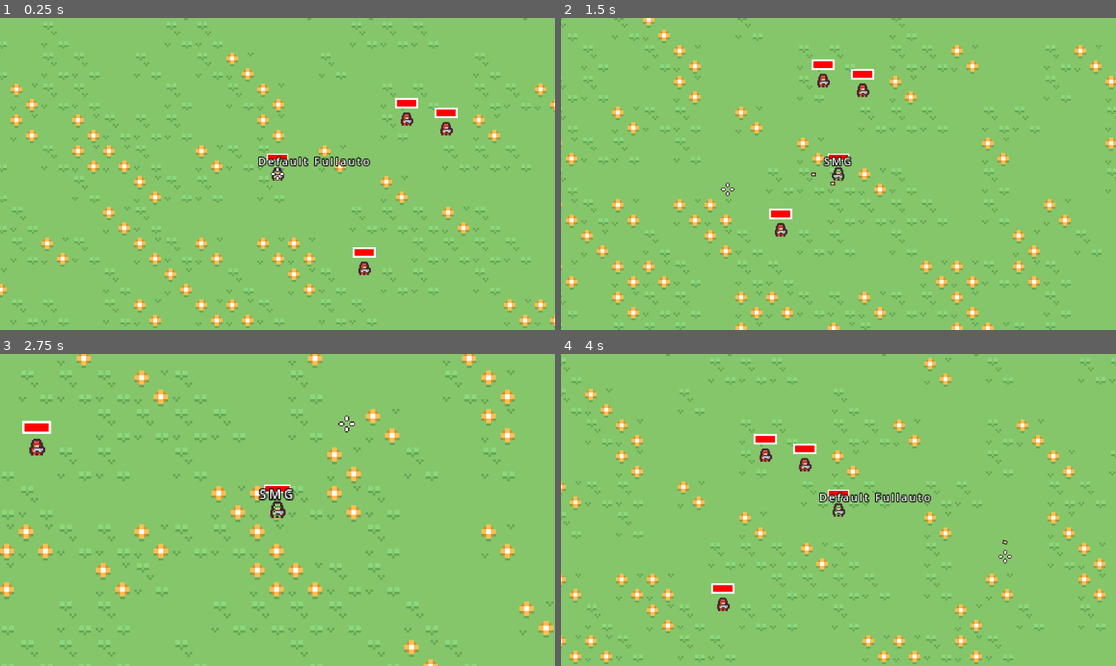
Above: before the commit, frames 1-4 (two rows, left to right).
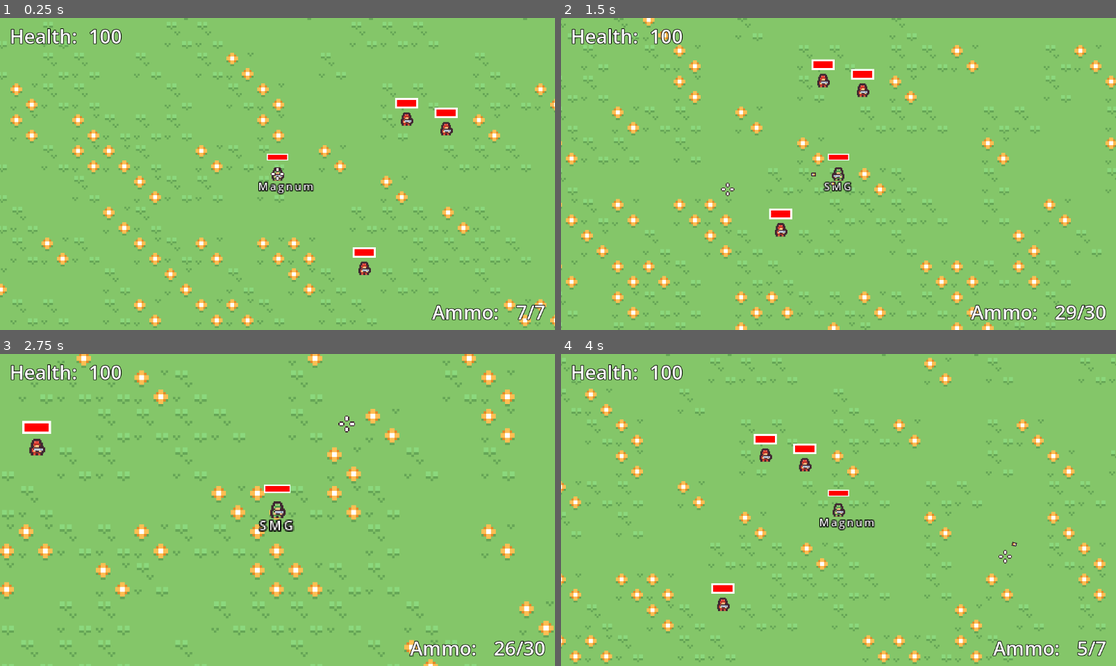
Above: after the commit, the same moments.

Repository: UselessFodder/Liberation-2D
Game: Godot game, scene res://main.tscn
The game is run twice, just before and just after one commit, with the same random seed, the same clock (stepped at 60 frames per second) and the same inputs.
Inputs (mouse positions are in pixels of both pictures, inside the frame that each line leads up to):
- Up to frame 1 (0.25 s): no input
- Up to frame 2 (1.5 s): tap Enter at 0.5 s; move the mouse to (960, 158) at 0.52 s; hold Right (move_east) 0.53-1.28 s; hold 1 (primary_weapon) 0.53-1.28 s; click (960, 158) at 0.67 s; move the mouse to (727, 189) at 1.27 s; hold Down (move_south) from 1.28 s (still down); tap 2 (secondary_weapon) at 1.35 s; click (727, 189) at 1.42 s
- Up to frame 3 (2.75 s): move the mouse to (333, 441) at 2.02 s; release Down (move_south) at 2.03 s; hold Right (move_east) from 2.03 s (still down); tap Mouse wheel up (zoom_in) at 2.1 s; click (333, 441) at 2.17 s
- Up to frame 4 (4 s): move the mouse to (810, 572) at 2.77 s; release Right (move_east) at 2.78 s; hold Up (move_north) 2.78-3.53 s; tap Mouse wheel down (zoom_out) at 2.85 s; click (810, 572) at 2.92 s; move the mouse to (1005, 556) at 3.52 s; hold Left (move_west) from 3.53 s (still down); hold 1 (primary_weapon) from 3.53 s (still down); click (1005, 556) at 3.67 s

The runs differ from the first frame. In frame 1, 1.8% of the frame differs, in the area x 1-99%, y 3-97%; in frame 2, 1.5%; in frame 3, 1.6%; in frame 4, 1.8%.

Commit message:
Basic UI, Ammo, and Reload Functions
Added some basic UI elements to the main scene and updated the weapon objects to have both a maximum ammo count as well as a current ammo count that acts as you would expect. Also added a reload function, though its currently instant

Diff:
--- /dev/null
+++ b/UI/mainUI.gd
@@ -0,0 +1,15 @@
+extends CanvasLayer
+
+var ammo_count_label
+
+func update_ammo_count(current_ammo, max_ammo):
+	var new_text = str(current_ammo, '/', max_ammo)
+	ammo_count_label.text = new_text
+
+# Called when the node enters the scene tree for the first time.
+func _ready():
+	ammo_count_label = $MarginContainer/Rows/BottomBar/HBoxContainer/AmmoCountLabel
+
+# Called every frame. 'delta' is the elapsed time since the previous frame.
+func _process(delta):
+	pass
--- /dev/null
+++ b/UI/mainUI.tscn
@@ -0,0 +1,73 @@
+[gd_scene load_steps=3 format=3 uid="uid://cfxjqgl8kdwjd"]
+
+[ext_resource type="Script" path="res://UI/mainUI.gd" id="1_4wwue"]
+
+[sub_resource type="LabelSettings" id="LabelSettings_sfgih"]
+font_size = 40
+outline_size = 5
+outline_color = Color(0, 0, 0, 1)
+
+[node name="mainUI" type="CanvasLayer"]
+script = ExtResource("1_4wwue")
+
+[node name="MarginContainer" type="MarginContainer" parent="."]
+anchors_preset = 15
+anchor_right = 1.0
+anchor_bottom = 1.0
+grow_horizontal = 2
+grow_vertical = 2
+theme_override_constants/margin_left = 20
+theme_override_constants/margin_top = 10
+theme_override_constants/margin_right = 20
+theme_override_constants/margin_bottom = 10
+
+[node name="Rows" type="VBoxContainer" parent="MarginContainer"]
+layout_mode = 2
+
+[node name="TopBar" type="VBoxContainer" parent="MarginContainer/Rows"]
+layout_mode = 2
+size_flags_vertical = 3
+
+[node name="HBoxContainer" type="HBoxContainer" parent="MarginContainer/Rows/TopBar"]
+layout_mode = 2
+size_flags_vertical = 0
+
+[node name="HealthLabel" type="Label" parent="MarginContainer/Rows/TopBar/HBoxContainer"]
+layout_mode = 2
+size_flags_vertical = 3
+text = "Health:  "
+label_settings = SubResource("LabelSettings_sfgih")
+
+[node name="HealthCountLabel" type="Label" parent="MarginContainer/Rows/TopBar/HBoxContainer"]
+layout_mode = 2
+size_flags_horizontal = 3
+size_flags_vertical = 3
+text = "100"
+label_settings = SubResource("LabelSettings_sfgih")
+
+[node name="Middle" type="VBoxContainer" parent="MarginContainer/Rows"]
+layout_mode = 2
+size_flags_vertical = 3
+size_flags_stretch_ratio = 2.0
+
+[node name="BottomBar" type="VBoxContainer" parent="MarginContainer/Rows"]
+layout_mode = 2
+size_flags_vertical = 10
+
+[node name="HBoxContainer" type="HBoxContainer" parent="MarginContainer/Rows/BottomBar"]
+layout_mode = 2
+size_flags_horizontal = 8
+size_flags_vertical = 0
+
+[node name="AmmoLabel" type="Label" parent="MarginContainer/Rows/BottomBar/HBoxContainer"]
+layout_mode = 2
+size_flags_vertical = 8
+text = "Ammo:   "
+label_settings = SubResource("LabelSettings_sfgih")
+
+[node name="AmmoCountLabel" type="Label" parent="MarginContainer/Rows/BottomBar/HBoxContainer"]
+layout_mode = 2
+size_flags_horizontal = 3
+size_flags_vertical = 3
+text = "30/30"
+label_settings = SubResource("LabelSettings_sfgih")
--- a/main.gd
+++ b/main.gd
@@ -8,7 +8,6 @@
 func _ready():
 	pass # Replace with function body.
 
-
 # Called every frame. 'delta' is the elapsed time since the previous frame.
 func _process(delta):
-	pass
+	$mainUI.update_ammo_count($player.current_weapon.current_ammo_count,$player.current_weapon.ammo_count)
--- a/main.tscn
+++ b/main.tscn
@@ -7,6 +7,7 @@
 [ext_resource type="Texture2D" uid="uid://cf2dk3b4x0dk4" path="res://sprites/kenney_tiny-battle/Tiles/tile_0002.png" id="4_2lquc"]
 [ext_resource type="PackedScene" uid="uid://b25moaxh2lxal" path="res://map.tscn" id="5_btbvy"]
 [ext_resource type="PackedScene" uid="uid://tut8va4lda8n" path="res://actors/enemy.tscn" id="6_m1dnd"]
+[ext_resource type="PackedScene" uid="uid://cfxjqgl8kdwjd" path="res://UI/mainUI.tscn" id="8_f67nx"]
 
 [sub_resource type="Gradient" id="Gradient_g6213"]
 
@@ -165,3 +166,5 @@
 
 [node name="enemy3" parent="." instance=ExtResource("6_m1dnd")]
 position = Vector2(88, 99)
+
+[node name="mainUI" parent="." instance=ExtResource("8_f67nx")]
--- a/player.gd
+++ b/player.gd
@@ -143,6 +143,10 @@
 			print("secondary weapon key pressed")
 			change_weapon($secondaryweapon)
 
+		if event.is_action_pressed("reload"):
+			print("reloading")
+			current_weapon.reload()
+
 # Called every frame. 'delta' is the elapsed time since the previous frame.
 func _process(delta):
 	#handle movement
--- a/player.tscn
+++ b/player.tscn
@@ -5,7 +5,7 @@
 [ext_resource type="Texture2D" uid="uid://jxklcjon4yxl" path="res://sprites/kenney_tiny-battle/Tiles/tile_0124.png" id="2_qan25"]
 [ext_resource type="Texture2D" uid="uid://c3na6lj7hd2l8" path="res://sprites/crosshair.png" id="4_qkgb4"]
 [ext_resource type="Script" path="res://primaryweapon.gd" id="5_nep5k"]
-[ext_resource type="PackedScene" uid="uid://dhxmb543pk5yc" path="res://weapons/fullauto.tscn" id="6_pkft7"]
+[ext_resource type="PackedScene" uid="uid://jtrk8y3l2e50" path="res://weapons/magnum.tscn" id="6_5d51g"]
 [ext_resource type="PackedScene" uid="uid://ccuewq6x28afk" path="res://weapons/smg.tscn" id="7_cyktt"]
 
 [sub_resource type="CanvasItemMaterial" id="CanvasItemMaterial_eci03"]
@@ -1449,7 +1449,7 @@
 
 [node name="primaryweapon" type="Node2D" parent="."]
 script = ExtResource("5_nep5k")
-selected_weapon_scene = ExtResource("6_pkft7")
+selected_weapon_scene = ExtResource("6_5d51g")
 
 [node name="secondaryweapon" type="Node2D" parent="."]
 script = ExtResource("5_nep5k")
@@ -1457,9 +1457,9 @@
 
 [node name="overheadlabel" type="Label" parent="."]
 offset_left = -20.0
-offset_top = -21.0
+offset_top = 5.0
 offset_right = 20.0
-offset_bottom = -8.0
+offset_bottom = 21.0
 text = "Test"
 label_settings = SubResource("LabelSettings_jeomg")
 horizontal_alignment = 1
--- a/project.godot
+++ b/project.godot
@@ -10,7 +10,7 @@
 
 [application]
 
-config/name="Liberation"
+config/name="Liberation 2D"
 run/main_scene="res://main.tscn"
 config/features=PackedStringArray("4.1", "GL Compatibility")
 config/icon="res://icon.svg"
@@ -61,6 +61,11 @@
 "events": [Object(InputEventKey,"resource_local_to_scene":false,"resource_name":"","device":-1,"window_id":0,"alt_pressed":false,"shift_pressed":false,"ctrl_pressed":false,"meta_pressed":false,"pressed":false,"keycode":0,"physical_keycode":50,"key_label":0,"unicode":50,"echo":false,"script":null)
 ]
 }
+reload={
+"deadzone": 0.5,
+"events": [Object(InputEventKey,"resource_local_to_scene":false,"resource_name":"","device":-1,"window_id":0,"alt_pressed":false,"shift_pressed":false,"ctrl_pressed":false,"meta_pressed":false,"pressed":false,"keycode":0,"physical_keycode":82,"key_label":0,"unicode":114,"echo":false,"script":null)
+]
+}
 
 [rendering]
 
--- a/weapons/magnum.tscn
+++ b/weapons/magnum.tscn
@@ -5,4 +5,5 @@
 [node name="weapon" instance=ExtResource("1_xu8ys")]
 display_name = "Magnum"
 damage = 50
+ammo_count = 7
 shot_cycle = 30
--- a/weapons/weapon.gd
+++ b/weapons/weapon.gd
@@ -4,30 +4,37 @@
 
 @export var display_name = "Default Weapon"
 @export var damage = 30
+@export var ammo_count = 30
 @export var automatic = false
 @export var shot_cycle = 5
 
 var shot = load("shot.gd")
 var shot_timer = 0
 var is_firing = false
+var current_ammo_count = ammo_count
 
 func shoot(shot_start, shot_pos):
-	#	print("Mouse Click/Unclick at: ", event.position)
-	var shot_scene = preload("res://shot.tscn")
-#	var new_shot = shot.new()
-	var new_shot = shot_scene.instantiate()
-#	$".".get_parent().add_child(new_shot)
-	get_tree().current_scene.add_child(new_shot)
-#	new_shot.draw_shot(shot_start,shot_pos)
-	new_shot.start = shot_start
-	new_shot.end = shot_pos
-	new_shot.damage = damage
-	new_shot.shoot_projectile()
+	if current_ammo_count > 0:
+		var shot_scene = preload("res://shot.tscn")
+	#	var new_shot = shot.new()
+		var new_shot = shot_scene.instantiate()
+	#	$".".get_parent().add_child(new_shot)
+		get_tree().current_scene.add_child(new_shot)
+	#	new_shot.draw_shot(shot_start,shot_pos)
+		new_shot.start = shot_start
+		new_shot.end = shot_pos
+		new_shot.damage = damage
+		new_shot.shoot_projectile()
+
+		#remove one round of ammo
+		current_ammo_count-=1
+
+func reload():
+	current_ammo_count = ammo_count
 
 # Called when the node enters the scene tree for the first time.
 func _ready():
-	pass # Replace with function body.
-
+	current_ammo_count = ammo_count
 
 # Called every frame. 'delta' is the elapsed time since the previous frame.
 func _process(delta):
Not shown: 1 places in main.tscn that only renumber resources
